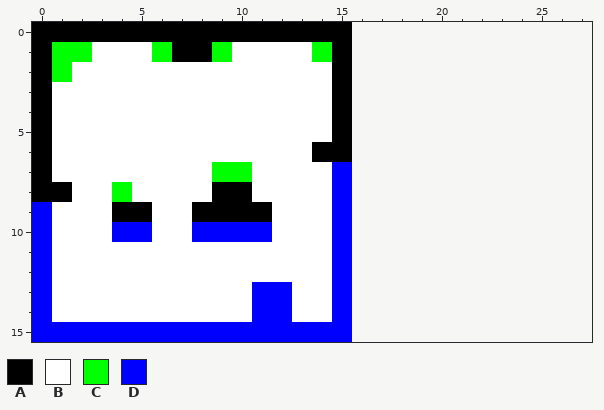
Pixel-art sprite, stored at Content/Map.png. Above, as it was before the edit.
The file is 16x16 pixels. The old version is drawn lined up with the new one, on the new canvas.
Palette (. is transparent): A #000000  B #ffffff  C #00ff00  D #0000ff
Pixels before, first column x 0:
 0 AAAAAAAAAAAAAAAA
 1 ACCBBBCAACBBBBCA
 2 ACBBBBBBBBBBBBBA
 3 ABBBBBBBBBBBBBBA
 4 ABBBBBBBBBBBBBBA
 5 ABBBBBBBBBBBBBBA
 6 ABBBBBBBBBBBBBAA
 7 ABBBBBBBBCCBBBBD
 8 AABBCBBBBAABBBBD
 9 DBBBAABBAAAABBBD
10 DBBBDDBBDDDDBBBD
11 DBBBBBBBBBBBBBBD
12 DBBBBBBBBBBBBBBD
13 DBBBBBBBBBBDDBBD
14 DBBBBBBBBBBDDBBD
15 DDDDDDDDDDDDDDDD
After the commit:
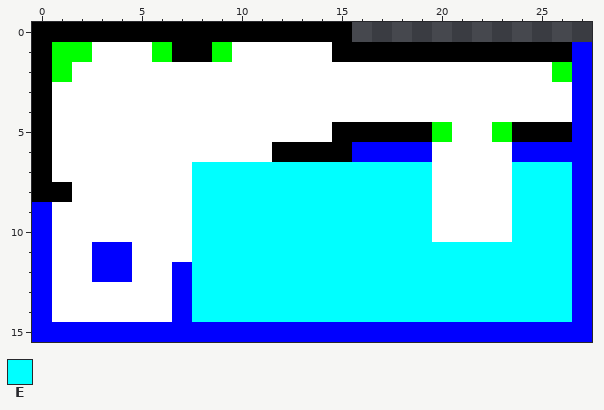
Colours new in this view: E #00ffff
Diff:
canvas 16x16 -> 28x16
The author put colour A in row 1 at x 16 to 26; in row 5 at x 16 to 19 and 24 to 26.
Colour B becomes colour A in row 6 at x 12 to 13.
The author put colour B in row 2 at x 16 to 25; in rows 3 to 4 at x 16 to 26; in row 5 at x 21 to 22; in rows 6 to 10 at x 20 to 23.
Colour A becomes colour B in rows 2 to 4 at x 15; in row 9 at x 4 to 5.
Colour C becomes colour B in row 1 at x 14; in row 8 at x 4.
Colour D becomes colour B in row 10 at x 4 to 5.
The author put colour C in row 2 at x 26; in row 5 at x 20 and 23.
The author put colour D in rows 1 to 5 at x 27; in row 6 at x 16 to 19 and 24 to 27; in rows 7 to 14 at x 27; in row 15 at x 16 to 27.
Colour B becomes colour D in row 11 at x 3 to 4; in row 12 at x 3 to 4 and 7; in rows 13 to 14 at x 7.
The author put colour E in rows 7 to 10 at x 16 to 19 and 24 to 26; in rows 11 to 14 at x 16 to 26.
Colour A becomes colour E in row 8 at x 9 to 10; in row 9 at x 8 to 11.
Colour B becomes colour E in rows 7 to 8 at x 8 and 11 to 14; in rows 9 to 10 at x 12 to 14; in rows 11 to 12 at x 8 to 14; in rows 13 to 14 at x 8 to 10 and 13 to 14.
Colour C becomes colour E in row 7 at x 9 to 10.
Colour D becomes colour E in rows 7 to 9 at x 15; in row 10 at x 8 to 11 and 15; in rows 11 to 12 at x 15; in rows 13 to 14 at x 11 to 12 and 15.
Changed places in both pictures, as pixel boxes (x1, y1, x2, y2):
changed: (92, 42, 592, 342)
